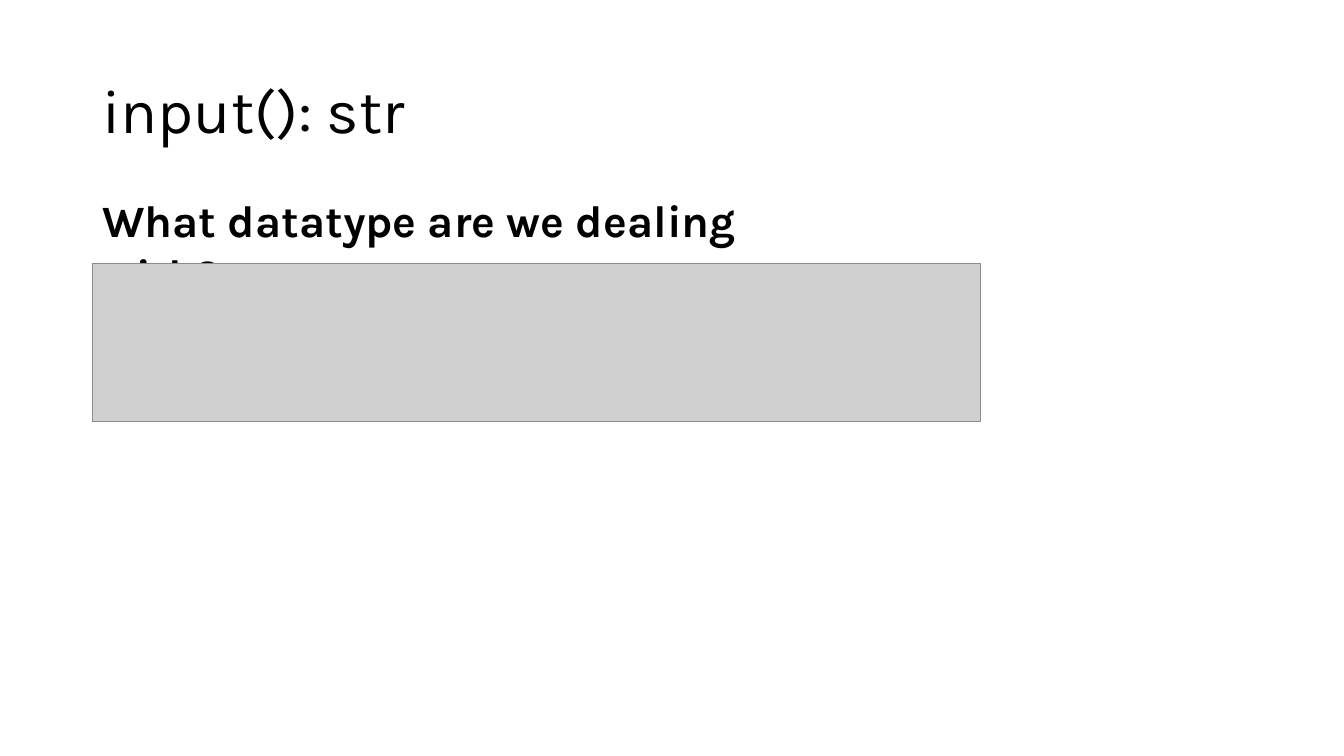
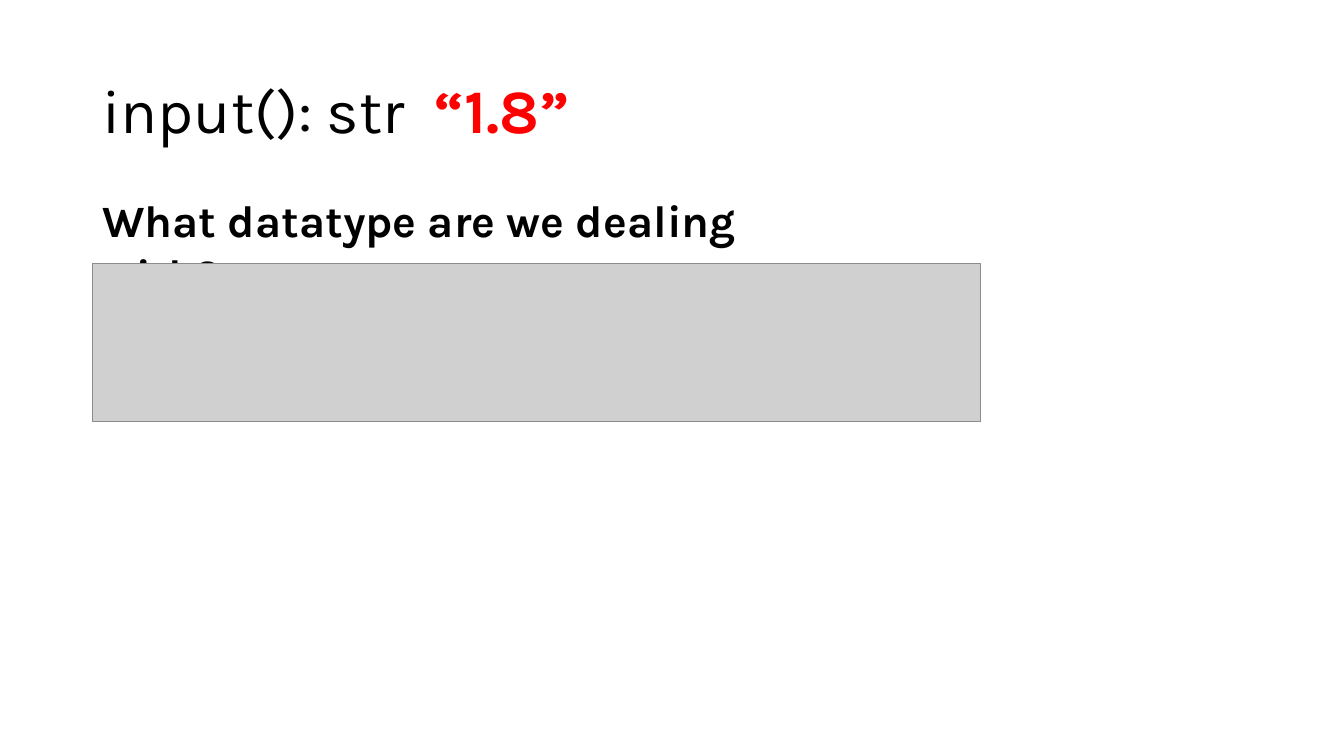
Before and after one commit to Chenct-jonathan/25ss_PyLab, a slide deck: slide 10 of slides/Python_Workshop_4.pptx. Drawn at 1344x756 pixels with LibreOffice and Linux fonts; fonts in the diff are those of the drawing; grey boxes stand for pictures. Boxes give left, top, right and bottom in pixels: in the first picture for what was removed or moved away, otherwise in the second. Text is boxed around its words. In the diff, an @@ line names an element or a change of style, - is before the commit and + after.

```diff
--- a/slides/Python_Workshop_4.pptx
+++ b/slides/Python_Workshop_4.pptx
@@ title at [102, 88, 569, 148]: text changed @@
-input(): str
+input(): str “1.8”
```
Also in this commit, not shown: 2 other slides changed, 7 other files.
